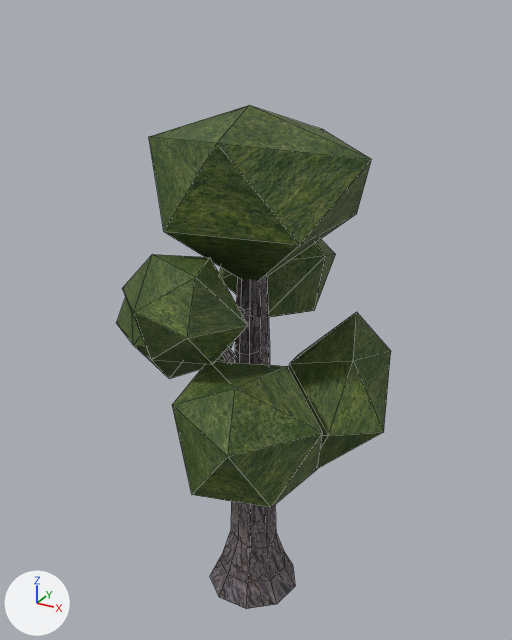
The OBJ model res/models/tree1/tree1.obj, before and after one commit.
One viewpoint serves both versions: a camera (50 mm lens) standing at (1.7, -2.9, 3.1) and looking at (0.12, -0.03, 1.66). The axes (+X, +Y, +Z) are drawn at lower left. The lights are the same throughout. Mesh edges are drawn as thin lines. Where no turn or scale is listed for an object, it has been applied to the vertices.

Objects in the first picture: 'leaves_Icosphere.005', 'wood_Cylinder.009'.
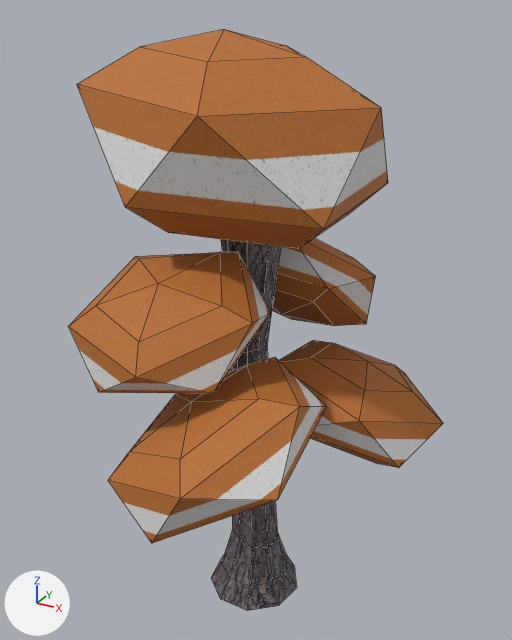
The change, as a diff of the scene's bpy script:
```diff
--- a/res/models/tree1/tree1.obj.py
+++ b/res/models/tree1/tree1.obj.py
@@ img_foliage5_png @@
+img_foliage5_png = load_image('foliage5.png', 'foliage5.png', 640, 640, 'sRGB')
@@ mat_foliage1 @@
+mat_foliage1 = principled_material('foliage1')
+mat_foliage1.texture = img_foliage5_png
+mat_foliage1.roughness = 0.69
@@ me_icosphere_002 @@
+me_icosphere_002.from_pydata(...)  # 132 vertices, 180 faces; spans x -0.86..1.03, y -1.14..0.89, z 0.9..3.02
+me_icosphere_002.materials.append(mat_foliage1)  # picture img_foliage5_png
@@ ob_leaves_icosphere_005 @@
-ob_leaves_icosphere_005 = bpy.data.objects.new('leaves_Icosphere.005', me_leaves_icosphere_005)
-ob_leaves_icosphere_005.location = (0.0, 0.0, 0.0)
@@ ob_icosphere_002 @@
+ob_icosphere_002 = bpy.data.objects.new('Icosphere.002', me_icosphere_002)
+ob_icosphere_002.location = (0.0, 0.0, 0.0)
```

Location of each change, [x1, y1, x2, y2] in pixels of the pictures (512 x 640 px):
'Icosphere.002', added (brown)
    after: [69, 29, 443, 543]
'leaves_Icosphere.005', deleted (green)
    before: [116, 105, 391, 508]
